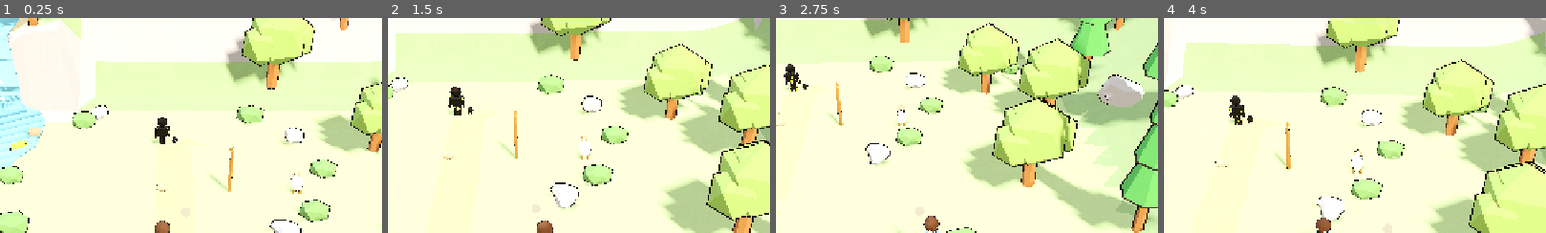
Above: before the commit, frames 1-4 (left to right).
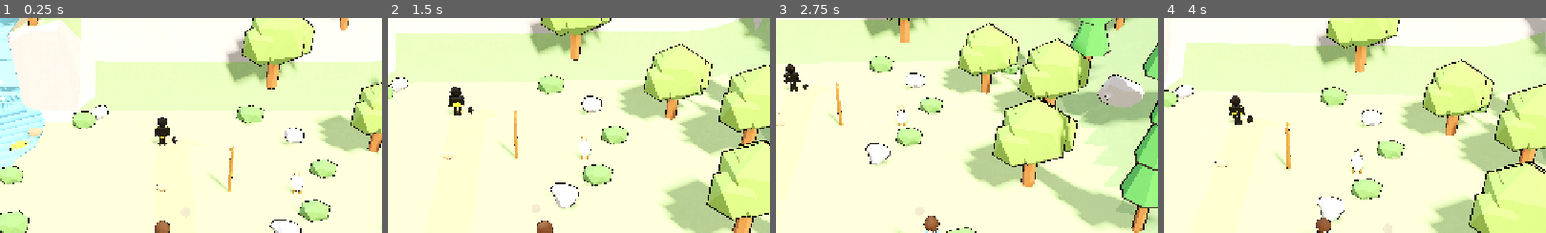
Above: after the commit, the same moments.

Repository: onesLeo/little-light
Game: Godot game, scene res://scenes/main.tscn
The game is run twice, just before and just after one commit, with the same random seed, the same clock (stepped at 60 frames per second) and the same inputs.
Inputs:
- Up to frame 1 (0.25 s): no input
- Up to frame 2 (1.5 s): tap Space (ui_accept) at 0.5, 0.77 s; hold D (move_right) 0.53-1.28 s; hold E (interact) 0.53-1.28 s; hold S (move_back) from 1.28 s (still down); tap Enter at 1.35 s
- Up to frame 3 (2.75 s): tap Space (ui_accept) at 1.52 s; tap E (interact) at 2 s; release S (move_back) at 2.03 s; hold D (move_right) from 2.03 s (still down); hold E (interact) from 2.03 s (still down)
- Up to frame 4 (4 s): release D (move_right) at 2.78 s; release E (interact) at 2.78 s; hold W (move_forward) 2.78-3.53 s; tap Enter at 2.85 s; tap Space (ui_accept) at 3.02, 3.77 s; tap E (interact) at 3.5 s; hold A (move_left) from 3.53 s (still down); hold E (interact) from 3.53 s (still down)
The pictures show only the part of the screen within x 29-79%, y 0-50%; the shares and areas given below are measured in that part.

The runs differ from the first frame. In frame 1, less than 0.1% of the frame differs, in the area x 40-47%, y 46-60%; in frame 2, 0.1%, in the area x 16-22%, y 32-45%; in frame 3, less than 0.1%; in frame 4, 0.1%.

Commit message:
Art: roll David mentor back to v10 (v11 open mouth reads horror)

Diff:
--- a/scenes/main.tscn
+++ b/scenes/main.tscn
@@ -5,7 +5,7 @@
 [ext_resource type="Script" path="res://scripts/wonder_walker.gd" id="3_ww_script"]
 [ext_resource type="Script" path="res://scripts/steady_hands_minigame.gd" id="4_sh"]
 [ext_resource type="Script" path="res://scripts/chapter_director.gd" id="5_dir"]
-[ext_resource type="PackedScene" path="res://assets/david_mentor_v11.glb" id="6_david"]
+[ext_resource type="PackedScene" path="res://assets/david_mentor_v10.glb" id="6_david"]
 [ext_resource type="PackedScene" path="res://assets/wonder_items_v7.glb" id="7_items"]
 [ext_resource type="Script" path="res://scripts/tabletop_camera.gd" id="8_cam"]
 [ext_resource type="Script" path="res://scripts/mesh_collision_baker.gd" id="9_bake"]
